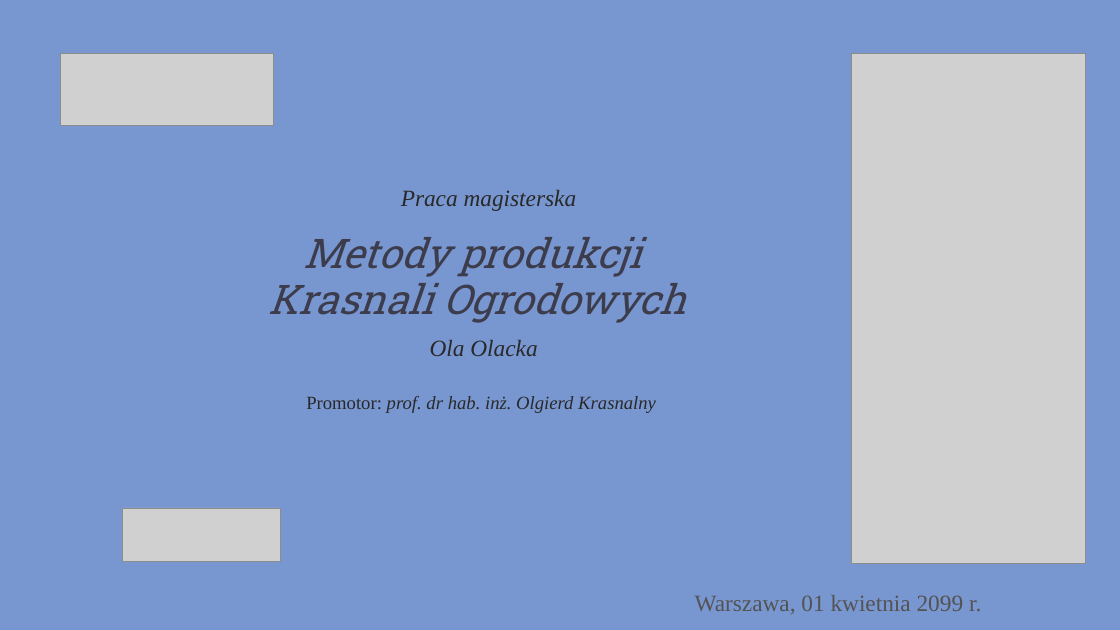
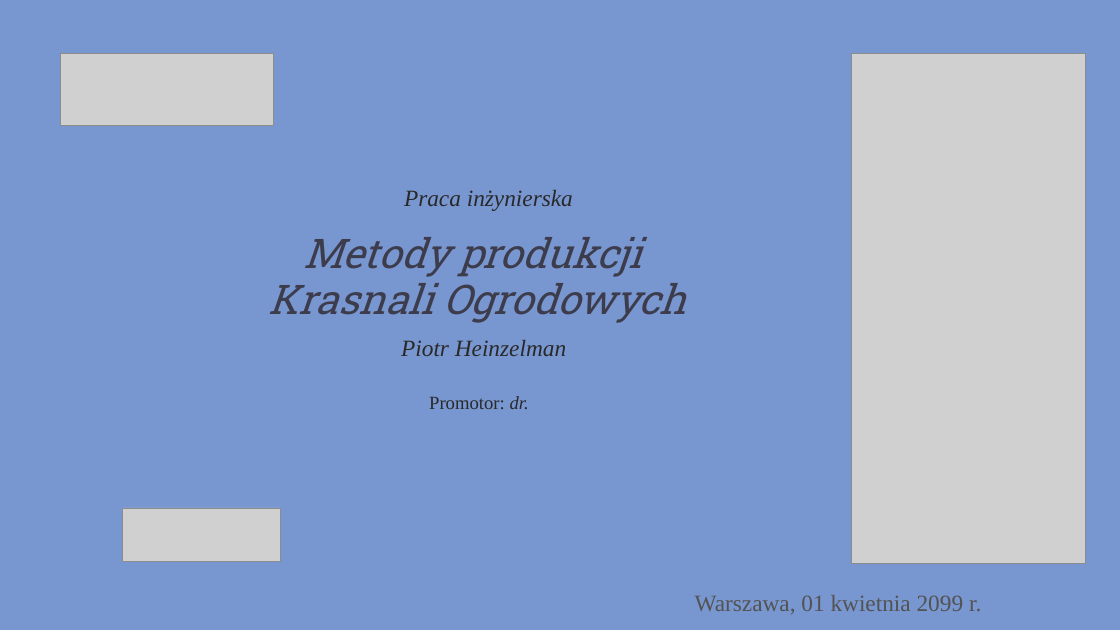
Before and after one commit to piotrHeinzelman/inz, a slide deck: slide 1 of _Prezentacja_/PD_203 Prezentacja_obrona_pracy.pptx. Drawn at 1120x630 pixels with LibreOffice and Linux fonts; fonts in the diff are those of the drawing; grey boxes stand for pictures. Boxes give left, top, right and bottom in pixels: in the first picture for what was removed or moved away, otherwise in the second. Text is boxed around its words. In the diff, an @@ line names an element or a change of style, - is before the commit and + after.

```diff
--- a/_Prezentacja_/PD_203 Prezentacja_obrona_pracy.pptx
+++ b/_Prezentacja_/PD_203 Prezentacja_obrona_pracy.pptx
@@ text at [404,190,573,211]: text changed @@
-Praca magisterska
+Praca inżynierska
@@ text at [401,340,566,356]: text changed @@
-Ola Olacka
+Piotr Heinzelman
@@ text at [429,396,529,409]: text changed; italic off @@
-Promotor: prof. dr hab. inż. Olgierd Krasnalny
+Promotor: dr.
```
Also in this commit, not shown: 2 other slides changed, 12 other files.
